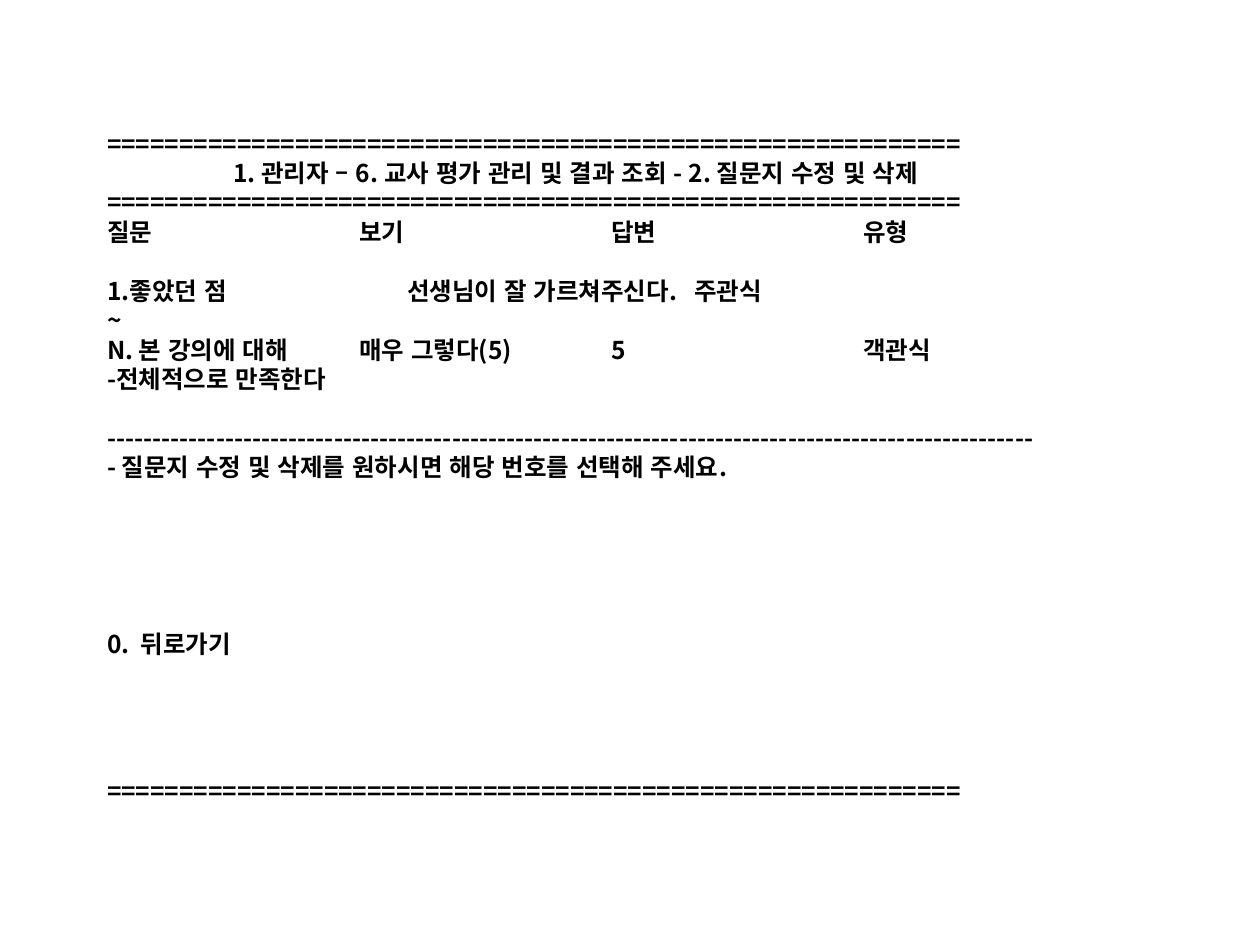
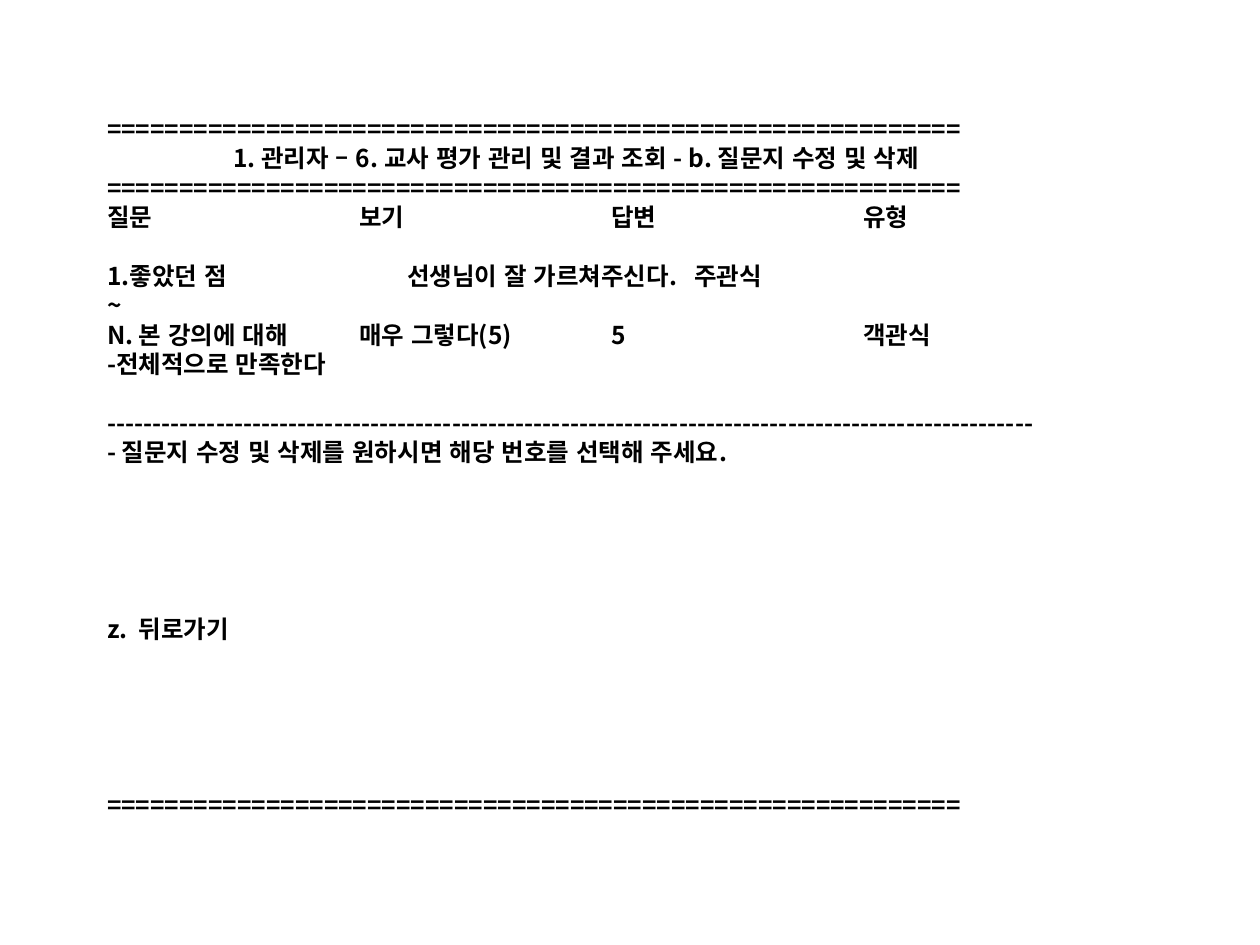
Before and after one commit to Yian-Kim/SEDU-Center, a slide deck: slide 51 of 03. 화면설계/01. 관리자/[디비2조]화면설계_관리자.pptx. Drawn at 1260x945 pixels with LibreOffice and Linux fonts; fonts in the diff are those of the drawing. Boxes give left, top, right and bottom in pixels: in the first picture for what was removed or moved away, otherwise in the second. Text is boxed around its words. In the diff, an @@ line names an element or a change of style, - is before the commit and + after.

```diff
--- a/03. 화면설계/01. 관리자/[디비2조]화면설계_관리자.pptx
+++ b/03. 화면설계/01. 관리자/[디비2조]화면설계_관리자.pptx
@@ text at <box>233,146,919,170</box>: text changed @@
-===========================================================
-1. 관리자 – 6. 교사 평가 관리 및 결과 조회 - 2. 질문지 수정 및 삭제
+===========================================================
+1. 관리자 – 6. 교사 평가 관리 및 결과 조회 - b. 질문지 수정 및 삭제
@@ text at <box>107,617,229,640</box>: text changed @@
-0. 뒤로가기
-===========================================================
+z. 뒤로가기
+===========================================================
```
Also in this commit, not shown: 9 other slides changed, 1 slide added.
